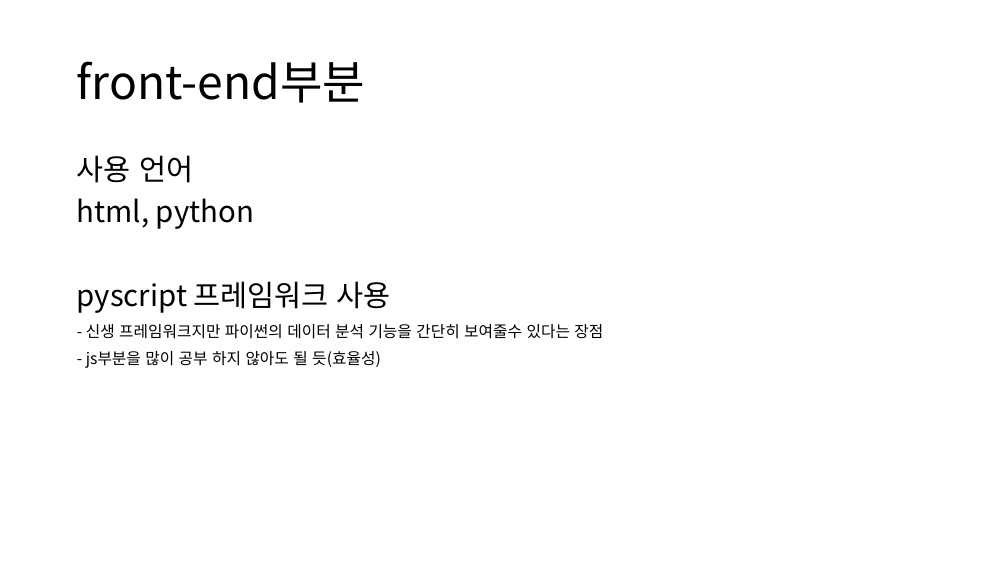
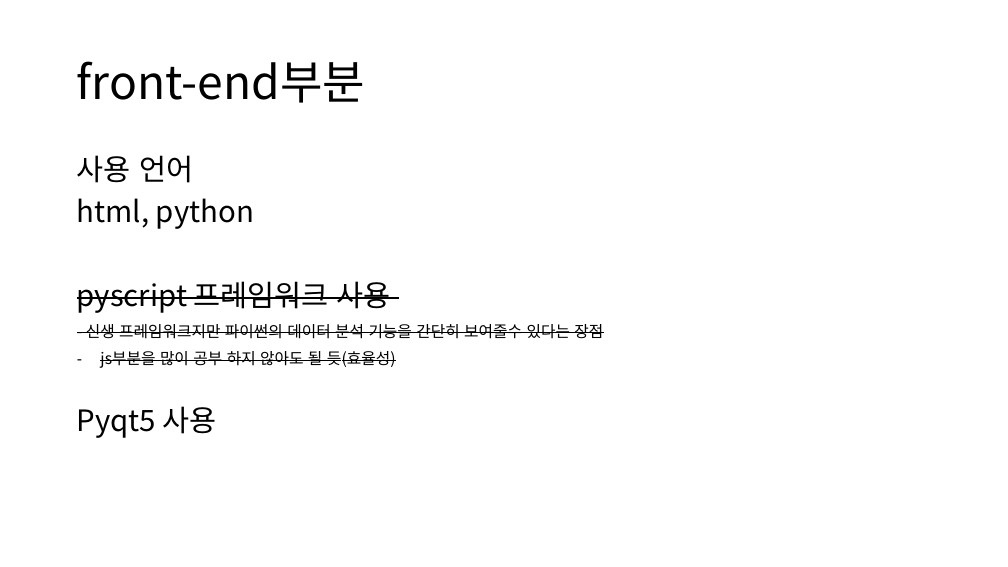
Before and after one commit to katimere15/coupang_pj, a slide deck: slide 10 of written_plan/쿠팡 상품평 분석 레이아웃.pptx (slide 11 before the commit). Drawn at 1008x567 pixels with LibreOffice and Linux fonts; fonts in the diff are those of the drawing. Boxes give left, top, right and bottom in pixels: in the first picture for what was removed or moved away, otherwise in the second. Text is boxed around its words. In the diff, an @@ line names an element or a change of style, - is before the commit and + after.

```diff
--- a/written_plan/쿠팡 상품평 분석 레이아웃.pptx
+++ b/written_plan/쿠팡 상품평 분석 레이아웃.pptx
@@ text at <box>77,281,603,339</box>: strikethrough on in "pyscript 프레임워크 사용", "- 신생 프레임워크지만 파이썬의 데이터 분석 기능을 ..." @@
@@ text at <box>77,351,396,438</box>: text changed @@
-- js부분을 많이 공부 하지 않아도 될 듯(효율성)
+– js부분을 많이 공부 하지 않아도 될 듯(효율성)
+Pyqt5 사용
```
Also in this commit, not shown: 3 other slides changed, 1 slide removed.
